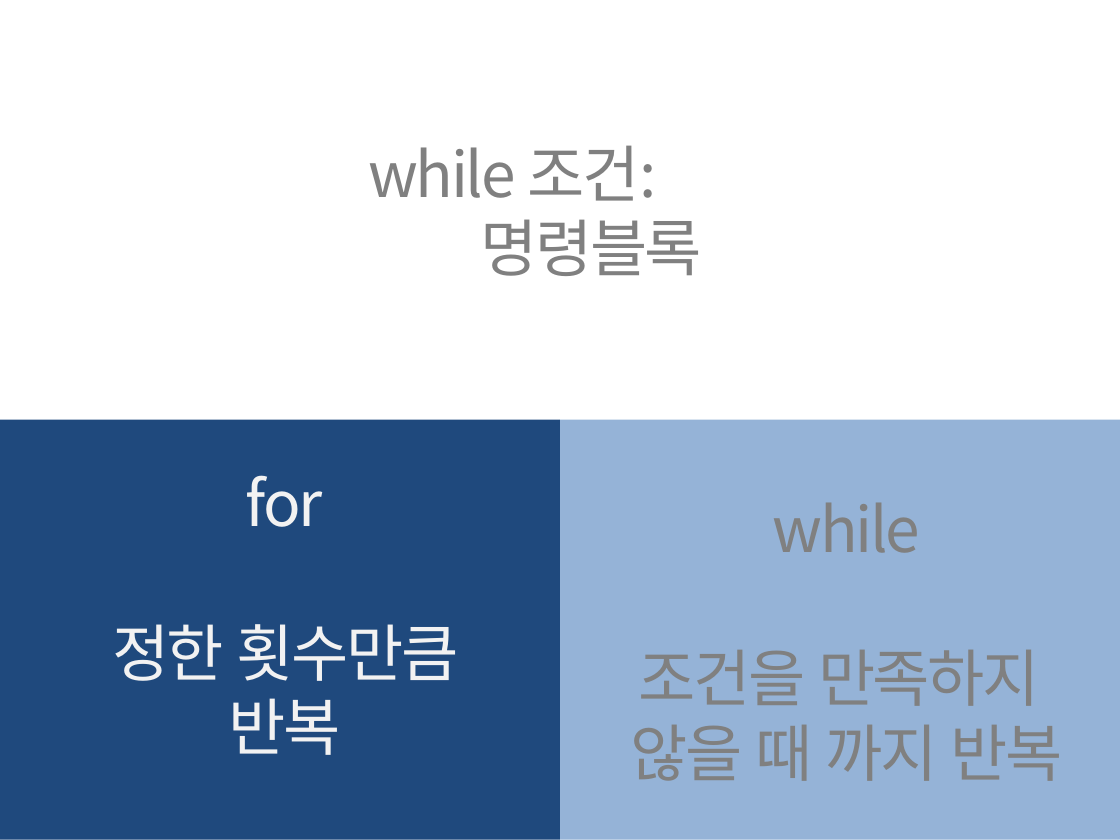
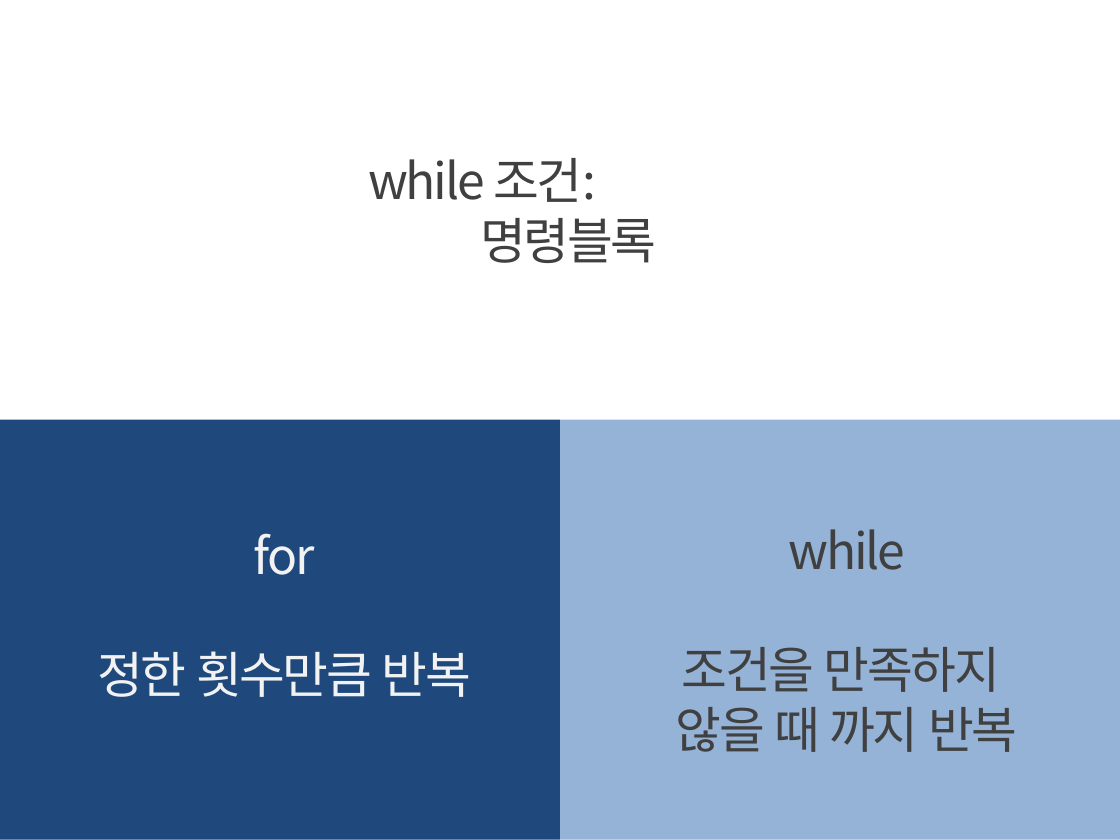
Before and after one commit to kwonkijun/python, a slide deck: slide 18 of 파이썬기초(PPT)/파이썬 기초 7강_반복문.pptx. Drawn at 1120x840 pixels with LibreOffice and Linux fonts; fonts in the diff are those of the drawing. Boxes give left, top, right and bottom in pixels: in the first picture for what was removed or moved away, otherwise in the second. Text is boxed around its words. In the diff, an @@ line names an element or a change of style, - is before the commit and + after.

```diff
--- a/파이썬기초(PPT)/파이썬 기초 7강_반복문.pptx
+++ b/파이썬기초(PPT)/파이썬 기초 7강_반복문.pptx
@@ text "while 조건:" at box(368, 158, 656, 263): size 40 to 32 pt, text colour #808080 to #404040 @@
@@ text "for" at box(97, 533, 471, 697): size 40 to 32 pt @@
@@ text "while" at box(676, 529, 1017, 752): size 40 to 32 pt, text colour #808080 to #404040 @@
```
Also in this commit, not shown: 18 other slides changed, 39 other files.
